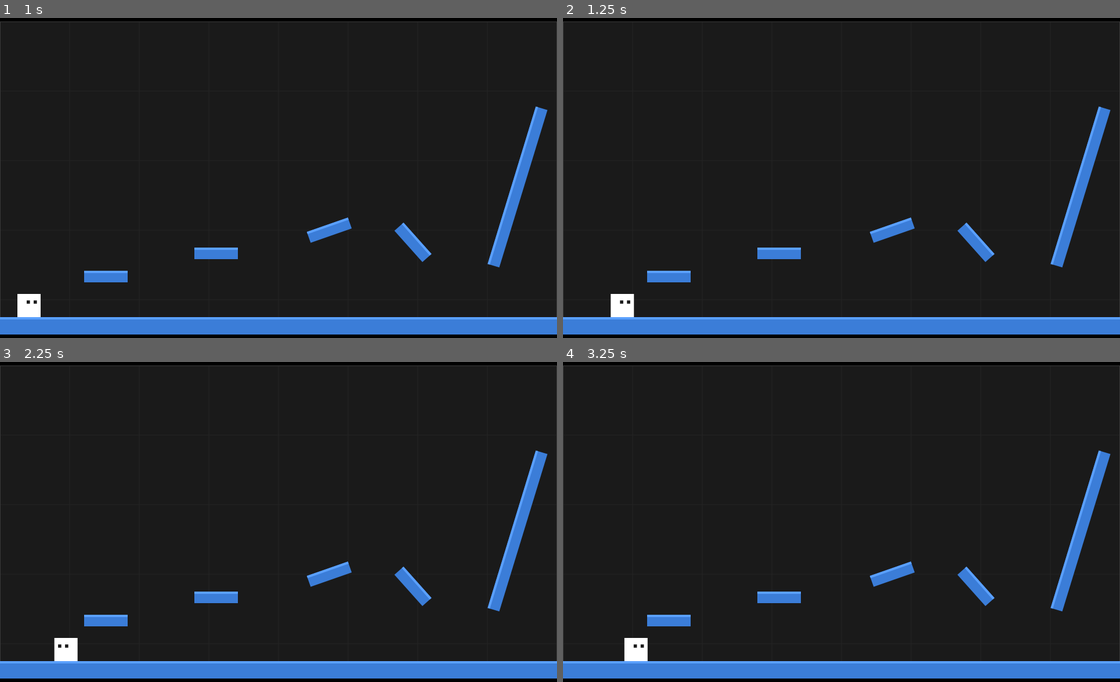
Above: before the commit, frames 1-4 (two rows, left to right).
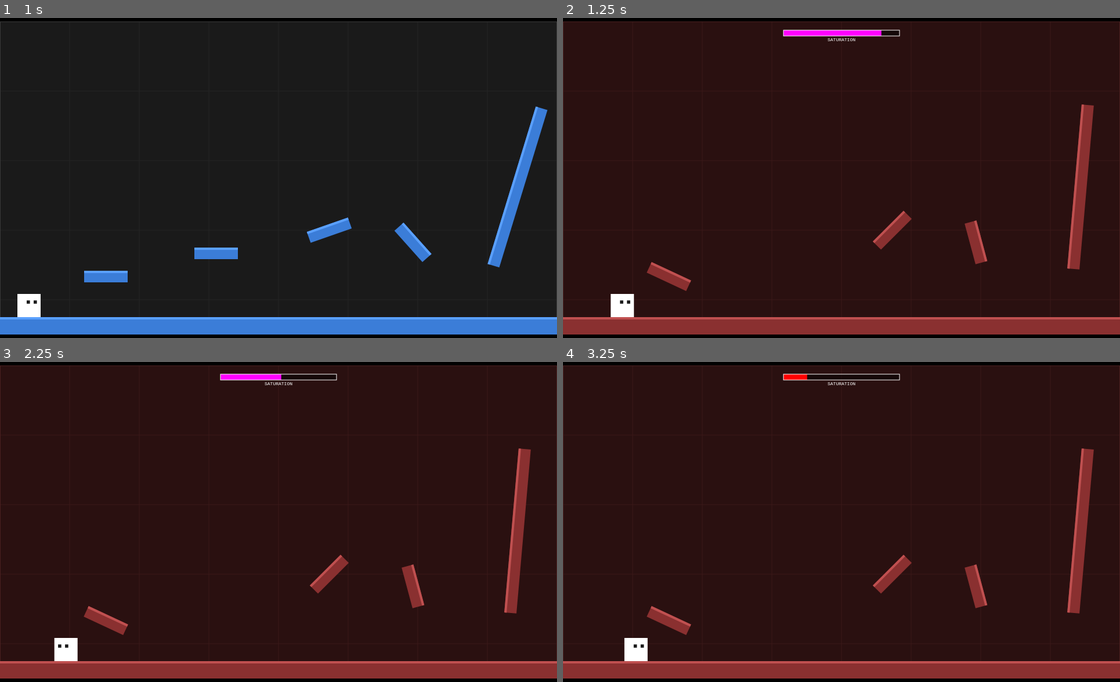
Above: after the commit, the same moments.

Repository: oleg-ryzhov/game-off-2026-shift
Game: browser game, page index.html
The game is run twice, just before and just after one commit, with the same random seed, the same clock (stepped at 60 frames per second) and the same inputs.
Inputs:
- Up to frame 1 (1 s): no input
- Up to frame 2 (1.25 s): hold Right from 1.03 s (still down); tap Shift at 1.1 s
- Up to frame 3 (2.25 s): release Right at 1.53 s; hold Down 1.58-1.85 s; tap Shift at 1.6, 2.1 s; hold Left from 1.9 s (still down)
- Up to frame 4 (3.25 s): release Left at 2.47 s; hold Up 2.52-2.82 s; tap Shift at 2.6, 3.1 s; hold Right from 2.87 s (still down)

Frame 1 is identical in both runs. In frame 2, 9.7% of the frame differs, in the area x 0-100%, y 1-99%; in frame 3, 9.6%; in frame 4, 9.5%.

Commit message:
Implement dimension system with saturation management
Added dimension constants and modified level structure to support two dimensions. Updated rendering logic to reflect changes in saturation and dimension.

Diff:
--- a/game.js
+++ b/game.js
@@ -22,12 +22,18 @@
 const SLOPE_EJECT_SPEED  = 4;
 const SLOPE_MAX_SPEED    = 13;
 
+// ====== DIMENSION CONSTANTS ======
+const MAX_SATURATION = 100;
+const COST_TO_ENTER_B = 15;
+const COST_TO_LEAVE_B = 15;
+const DRAIN_RATE = 0.08;
+
 // ====== LEVEL ======
 const platforms = [];
 
 const level = [
     {
-        blocks: [
+        dimensionA: [
             { x: 0, y: WORLD_HEIGHT - 60, width: WORLD_WIDTH, height: 60, rotation: 0 },
             { x: 0, y: 5340, width: 9600, height: 60, rotation: 0 },
             { x: 290, y: 5180, width: 150, height: 40, rotation: 0 },
@@ -35,14 +41,22 @@
             { x: 1060, y: 5020, width: 150, height: 40, rotation: -19.3 },
             { x: 1351, y: 5061, width: 145, height: 42, rotation: 48.3 },
             { x: 1500, y: 4870, width: 568, height: 42, rotation: -73 },
+        ],
+        dimensionB: [
+            { x: 0, y: WORLD_HEIGHT - 60, width: WORLD_WIDTH, height: 60, rotation: 0 },
+            { x: 290, y: 5180, width: 150, height: 40, rotation: 25 },
+            { x: 1060, y: 5020, width: 150, height: 40, rotation: -45 },
+            { x: 1351, y: 5061, width: 145, height: 42, rotation: 75 },
+            { x: 1500, y: 4870, width: 568, height: 42, rotation: -85 },
         ]
     }
 ];
 
 function buildLevel() {
     platforms.length = 0;
-
-    for (const b of level[0].blocks) {
+    const blocks = currentDimension === 'A' ? level[0].dimensionA : level[0].dimensionB;
+    if (!blocks) return;
+    for (const b of blocks) {
         platforms.push({
             x: b.x, y: b.y,
             width: b.width, height: b.height,
@@ -55,6 +69,39 @@
 const tickLength = 20;
 let frameAccumulator = 0;
 let lastTimestamp = 0;
+
+// ====== DIMENSION STATE ======
+let currentDimension = 'A';
+let saturation = MAX_SATURATION;
+let canEnterB = true;
+
+function toggleDimension() {
+    if (currentDimension === 'A') {
+        if (!canEnterB || saturation < COST_TO_ENTER_B) return;
+        saturation -= COST_TO_ENTER_B;
+        if (saturation <= 0) {
+            saturation = 0;
+            canEnterB = false;
+            return;
+        }
+        currentDimension = 'B';
+    } else {
+        saturation -= COST_TO_LEAVE_B;
+        if (saturation <= 0) {
+            saturation = 0;
+            canEnterB = false;
+        }
+        currentDimension = 'A';
+    }
+    buildLevel();
+}
+
+function forceKickFromB() {
+    saturation = 0;
+    canEnterB = false;
+    currentDimension = 'A';
+    buildLevel();
+}
 
 // ====== PLAYER CLASS ======
 class Player {
@@ -483,6 +530,13 @@
 function update() {
     if (!gameStarted || isPaused || !playerObj) return;
 
+    if (currentDimension === 'B') {
+        saturation -= DRAIN_RATE;
+        if (saturation <= 0) {
+            forceKickFromB();
+        }
+    }
+
     playerObj.update();
     camera.follow(playerObj);
 }
@@ -522,11 +576,11 @@
     const viewRight  = camera.x + VIEW_WIDTH;
     const viewBottom = camera.y + VIEW_HEIGHT;
 
-    ctx.fillStyle = "#1a1a1a";
+    ctx.fillStyle = currentDimension === 'B' ? "#2a1010" : "#1a1a1a";
     ctx.fillRect(camera.x, camera.y, VIEW_WIDTH, VIEW_HEIGHT);
 
     const GRID = 240;
-    ctx.strokeStyle = "#242424";
+    ctx.strokeStyle = currentDimension === 'B' ? "#3a1818" : "#242424";
     ctx.lineWidth = 2;
     ctx.beginPath();
     for (let x = Math.floor(camera.x / GRID) * GRID; x <= viewRight; x += GRID) {
@@ -539,7 +593,7 @@
     }
     ctx.stroke();
 
-    ctx.strokeStyle = "#3a3a3a";
+    ctx.strokeStyle = currentDimension === 'B' ? "#4a2020" : "#3a3a3a";
     ctx.lineWidth = 4;
     ctx.beginPath();
     for (let x = 0; x <= WORLD_WIDTH; x += SCREEN_WIDTH) {
@@ -565,9 +619,9 @@
         }
 
         if (!p.rotation) {
-            ctx.fillStyle = "#3b7dd8";
+            ctx.fillStyle = currentDimension === 'B' ? "#8a3030" : "#3b7dd8";
             ctx.fillRect(p.x, p.y, p.width, p.height);
-            ctx.fillStyle = "#5aa0ff";
+            ctx.fillStyle = currentDimension === 'B' ? "#c05050" : "#5aa0ff";
             ctx.fillRect(p.x, p.y, p.width, 8);
         } else {
             const cx = p.x + p.width / 2;
@@ -575,9 +629,9 @@
             ctx.save();
             ctx.translate(cx, cy);
             ctx.rotate(p.rotation * Math.PI / 180);
-            ctx.fillStyle = "#3b7dd8";
+            ctx.fillStyle = currentDimension === 'B' ? "#8a3030" : "#3b7dd8";
             ctx.fillRect(-p.width / 2, -p.height / 2, p.width, p.height);
-            ctx.fillStyle = "#5aa0ff";
+            ctx.fillStyle = currentDimension === 'B' ? "#c05050" : "#5aa0ff";
             ctx.fillRect(-p.width / 2, -p.height / 2, p.width, 8);
             ctx.restore();
         }
@@ -598,6 +652,31 @@
         ctx.textAlign = "left";
         ctx.textBaseline = "top";
     }
+
+    if (currentDimension === 'B') {
+        const barW = 400;
+        const barH = 20;
+        const barX = (VIEW_WIDTH - barW) / 2;
+        const barY = 30;
+
+        ctx.fillStyle = "rgba(0, 0, 0, 0.5)";
+        ctx.fillRect(barX, barY, barW, barH);
+
+        const pct = Math.max(0, saturation / MAX_SATURATION);
+        ctx.fillStyle = pct > 0.3 ? "#f0f" : "#f00";
+        ctx.fillRect(barX, barY, barW * pct, barH);
+
+        ctx.strokeStyle = "#fff";
+        ctx.lineWidth = 2;
+        ctx.strokeRect(barX, barY, barW, barH);
+
+        ctx.fillStyle = "#fff";
+        ctx.font = "16px monospace";
+        ctx.textAlign = "center";
+        ctx.textBaseline = "top";
+        ctx.fillText("SATURATION", barX + barW / 2, barY + barH + 5);
+        ctx.textAlign = "left";
+    }
 }
 
 // ====== ENGINE LOOP ======
@@ -634,6 +713,10 @@
 }
 
 document.addEventListener("keydown", e => {
+    if (e.key === 'Shift') {
+        if (!e.repeat) toggleDimension();
+        return;
+    }
     const key = normalizeKey(e);
     if (!(key in keys)) return;
 
